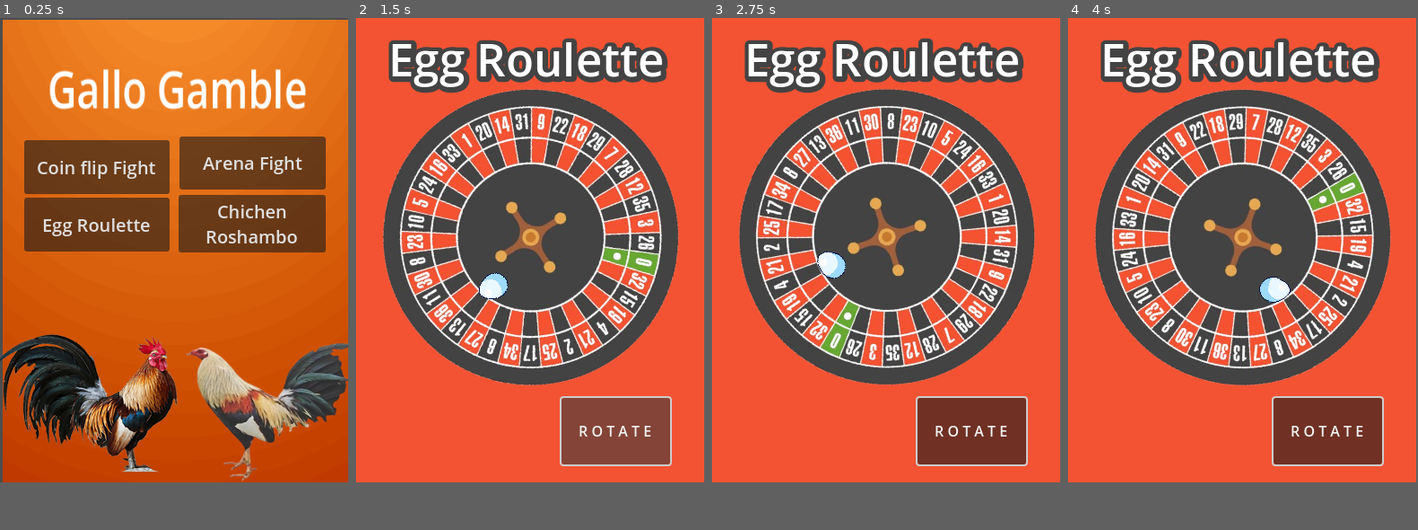
Above: before the commit, frames 1-4 (left to right).
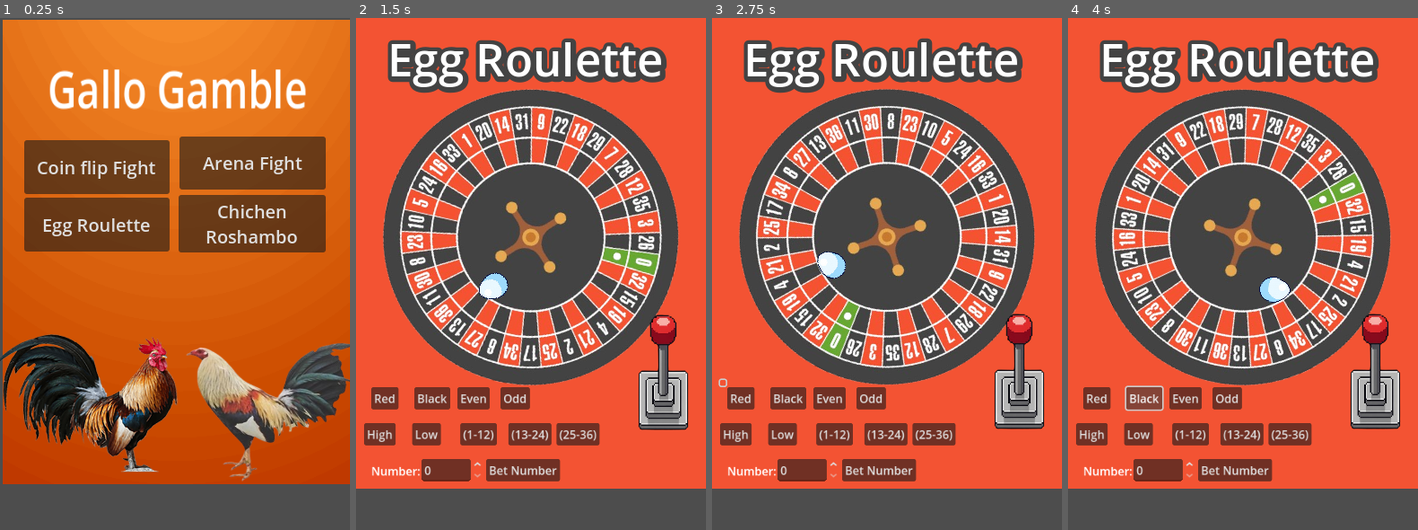
Above: after the commit, the same moments.

Repository: jose-valentin/GalloGamble
Game: Godot game, scene res://scene/MainScene.tscn
The game is run twice, just before and just after one commit, with the same random seed, the same clock (stepped at 60 frames per second) and the same inputs.
Inputs (mouse positions are in pixels of both pictures, inside the frame that each line leads up to; where the layout moved, square brackets give the same spot in the first picture):
- Up to frame 1 (0.25 s): no input
- Up to frame 2 (1.5 s): click "Egg Roulette" at 0.5 s; click (660, 340) [615, 432] at 1.25 s
- Up to frame 3 (2.75 s): click (722, 350) at 2.02 s
- Up to frame 4 (4 s): click (1096, 361) at 2.75 s, where only the run after the commit has a clickable "Red"; click (1145, 361) at 3.5 s, where only the run after the commit has a clickable "Black"
In our replay, the window is 388x517 before the commit and 390x570 after it. These sizes can differ from the game's own. Grey fills any space a smaller window leaves; there, only what the larger window draws over its background counts as a difference.

The runs differ from the first frame. In frame 1, 0.8% of the frame differs, in the area x 0-100%, y 0-92%; in frame 2, 14%; in frame 3, 14%; in frame 4, 14%.

Commit message:
Roulette Interface
Still needs some work

Diff:
--- a/project.godot
+++ b/project.godot
@@ -21,8 +21,8 @@
 
 [display]
 
-window/size/viewport_width=388
-window/size/viewport_height=517
+window/size/viewport_width=390
+window/size/viewport_height=570
 window/stretch/mode="canvas_items"
 window/handheld/orientation=6
 
--- a/scene/chickenroshambo.gd
+++ b/scene/chickenroshambo.gd
@@ -53,10 +53,10 @@
 func check_score():
 
 	if (score_player == 2):
-		print("You WIN!")
+		print("You WIN! 😎")
 		game_over()
 	elif (score_enemy == 2):
-		print('You Lost :(')
+		print('You Lost 😢')
 		$Enemy/AnimatedSprite2D.animation = "enemy_win"
 		$HUD/PlayAgain.position = Vector2(34,416)
 		$HUD/Menu.position = Vector2(212,415)
--- a/scene/eggRoulette.tscn
+++ b/scene/eggRoulette.tscn
@@ -9,6 +9,7 @@
 [ext_resource type="Script" uid="uid://b63sx54k3o6oj" path="res://scripts/cirlceWallCreator.gd" id="4_ixt7x"]
 [ext_resource type="PackedScene" uid="uid://c00eryvr86o5b" path="res://scene/egg.tscn" id="4_lxc7o"]
 [ext_resource type="Script" uid="uid://b1jg7ecdo7p8r" path="res://scripts/Egg.gd" id="5_lxc7o"]
+[ext_resource type="Texture2D" uid="uid://cn2kkyo0oe5dg" path="res://artwork/unnamedDELETETHS-removebg-preview.png" id="10_or3aq"]
 
 [sub_resource type="ShaderMaterial" id="ShaderMaterial_uk48a"]
 shader = ExtResource("2_rs83y")
@@ -23,6 +24,66 @@
 font_size = 51
 shadow_size = 21
 shadow_color = Color(0.262745, 0.262745, 0.262745, 1)
+
+[sub_resource type="Animation" id="Animation_or3aq"]
+resource_name = "FlipSwitch"
+tracks/0/type = "value"
+tracks/0/imported = false
+tracks/0/enabled = true
+tracks/0/path = NodePath(".:rotation")
+tracks/0/interp = 1
+tracks/0/loop_wrap = true
+tracks/0/keys = {
+"times": PackedFloat32Array(0, 0.43678, 0.89727),
+"transitions": PackedFloat32Array(1, 1, 1),
+"update": 1,
+"values": [0.0, 3.14159, 0.0]
+}
+tracks/1/type = "value"
+tracks/1/imported = false
+tracks/1/enabled = true
+tracks/1/path = NodePath(".:position")
+tracks/1/interp = 1
+tracks/1/loop_wrap = true
+tracks/1/keys = {
+"times": PackedFloat32Array(0, 0.436747, 0.895232),
+"transitions": PackedFloat32Array(1, 1, 1),
+"update": 1,
+"values": [Vector2(296, 309.7), Vector2(387.71, 543.485), Vector2(296, 309)]
+}
+
+[sub_resource type="Animation" id="Animation_rs83y"]
+length = 0.001
+tracks/0/type = "value"
+tracks/0/imported = false
+tracks/0/enabled = true
+tracks/0/path = NodePath(".:rotation")
+tracks/0/interp = 1
+tracks/0/loop_wrap = true
+tracks/0/keys = {
+"times": PackedFloat32Array(0),
+"transitions": PackedFloat32Array(1),
+"update": 0,
+"values": [0.0]
+}
+tracks/1/type = "value"
+tracks/1/imported = false
+tracks/1/enabled = true
+tracks/1/path = NodePath(".:position")
+tracks/1/interp = 1
+tracks/1/loop_wrap = true
+tracks/1/keys = {
+"times": PackedFloat32Array(0),
+"transitions": PackedFloat32Array(1),
+"update": 0,
+"values": [Vector2(296, 351)]
+}
+
+[sub_resource type="AnimationLibrary" id="AnimationLibrary_5t2a3"]
+_data = {
+&"FlipSwitch": SubResource("Animation_or3aq"),
+&"RESET": SubResource("Animation_rs83y")
+}
 
 [node name="Node2D" type="Sprite2D"]
 
@@ -55,13 +116,13 @@
 script = ExtResource("2_oo5n5")
 
 [node name="numbdetector0" type="Area2D" parent="RouletteWheel"]
-position = Vector2(1.24223, -104.348)
+position = Vector2(-5.96046e-06, -103.106)
 
 [node name="CollisionShape2D" type="CollisionShape2D" parent="RouletteWheel/numbdetector0"]
 shape = SubResource("RectangleShape2D_oo5n5")
 
 [node name="numbdetector1" type="Area2D" parent="RouletteWheel"]
-position = Vector2(-72.0497, 73.2919)
+position = Vector2(-70.8075, 72.0497)
 rotation = 0.781543
 
 [node name="CollisionShape2D" type="CollisionShape2D" parent="RouletteWheel/numbdetector1"]
@@ -228,9 +289,9 @@
 shape = SubResource("RectangleShape2D_oo5n5")
 
 [node name="numbdetector24" type="Area2D" parent="RouletteWheel"]
-position = Vector2(-26.087, 98.1364)
+position = Vector2(-26.087, 99.3789)
 rotation = 0.290359
-scale = Vector2(0.621131, 0.771262)
+scale = Vector2(0.877495, 0.956993)
 
 [node name="CollisionShape2D" type="CollisionShape2D" parent="RouletteWheel/numbdetector24"]
 shape = SubResource("RectangleShape2D_oo5n5")
@@ -285,7 +346,7 @@
 shape = SubResource("RectangleShape2D_oo5n5")
 
 [node name="numbdetector32" type="Area2D" parent="RouletteWheel"]
-position = Vector2(19.8758, -103.106)
+position = Vector2(18.6335, -100.621)
 rotation = 0.150039
 
 [node name="CollisionShape2D" type="CollisionShape2D" parent="RouletteWheel/numbdetector32"]
@@ -334,11 +395,12 @@
 scale = Vector2(1.24224, 1.24224)
 script = ExtResource("4_ixt7x")
 
-[node name="spinButton" type="Button" parent="."]
-offset_left = 229.0
-offset_top = 423.0
-offset_right = 350.0
-offset_bottom = 497.0
+[node name="spinButtonOld" type="Button" parent="."]
+visible = false
+offset_left = 242.0
+offset_top = 8.0
+offset_right = 362.935
+offset_bottom = 39.0
 text = "R O T A T E"
 
 [node name="resultLabel" type="Label" parent="."]
@@ -354,12 +416,34 @@
 script = ExtResource("5_lxc7o")
 
 [node name="Label" type="Label" parent="."]
-offset_left = 36.0
+offset_left = 35.0
 offset_top = 10.0
-offset_right = 374.0
+offset_right = 373.0
 offset_bottom = 87.0
 text = "Egg Roulette"
 label_settings = SubResource("LabelSettings_nldu6")
+
+[node name="betPanel" type="Button" parent="."]
+offset_left = 9.0
+offset_top = 403.0
+offset_right = 17.0
+offset_bottom = 411.0
+scale = Vector2(0.8, 0.8)
+flat = true
+
+[node name="spinButton" type="TextureButton" parent="."]
+offset_left = 296.0
+offset_top = 351.0
+offset_right = 575.0
+offset_bottom = 863.0
+scale = Vector2(0.33, 0.33)
+texture_normal = ExtResource("10_or3aq")
+metadata/_edit_use_anchors_ = true
+
+[node name="spinButtonAnimator" type="AnimationPlayer" parent="spinButton"]
+libraries = {
+&"": SubResource("AnimationLibrary_5t2a3")
+}
 
 [connection signal="body_entered" from="RouletteWheel/numbdetector0" to="RouletteWheel" method="_on_NumberDetector_X_body_entered"]
 [connection signal="body_entered" from="RouletteWheel/numbdetector1" to="RouletteWheel" method="_on_body_entered"]
@@ -390,5 +474,6 @@
 [connection signal="body_entered" from="RouletteWheel/numbdetector35" to="RouletteWheel" method="_on_NumberDetector_X_body_entered"]
 [connection signal="body_entered" from="RouletteWheel/numbdetector36" to="RouletteWheel" method="_on_NumberDetector_X_body_entered"]
 [connection signal="body_entered" from="RouletteWheel/numbdetector37" to="RouletteWheel" method="_on_NumberDetector_X_body_entered"]
-[connection signal="pressed" from="spinButton" to="." method="start_spin"]
+[connection signal="pressed" from="spinButtonOld" to="." method="start_spin"]
+[connection signal="pressed" from="spinButtonOld" to="RouletteWheel" method="_on_SpinButton_pressed"]
 [connection signal="pressed" from="spinButton" to="RouletteWheel" method="_on_SpinButton_pressed"]
--- a/scripts/roulette.gd
+++ b/scripts/roulette.gd
@@ -1,8 +1,35 @@
 extends Sprite2D
 var overlapping_sensors := []
+#var bets = { "red": false, "black": false, "even": false, "number": null }
+var bets = {
+	"red": false,
+	"black": false,
+	"even": false,
+	"odd": false,
+	"high": false,
+	"low": false,
+	"dozen1": false,
+	"dozen2": false,
+	"dozen3": false,
+	"number": null
+}
+
+func _on_bet_button_pressed(bet_type):
+	bets[bet_type] = !bets[bet_type]  # Toggle the bet
+	print(bet_type.capitalize(), "bet is now", bets[bet_type])
+
+func _on_place_number_bet_pressed():
+	var num_selector = get_node("BettingPanel/NumberSelector")
+	bets["number"] = int(num_selector.value)
+	print("Betting on number:", bets["number"])
+
+
+
+
+
 
 @onready var egg = get_node("../Egg")
-@onready var wall = get_node("Wall")  # Change this to the actual path to the wall node
+@onready var wall = get_node("Wall")
 
 var spinning := false
 var angular_velocity := 0.0
@@ -22,6 +49,8 @@
 	spinning = true
 	angular_velocity = randf_range(8.0, 15.0)  # These values feel better with decay
 
+@onready var spin_button_animator = get_node("../spinButton/spinButtonAnimator")
+
 func _on_SpinButton_pressed():
 	if spinning:
 		return
@@ -37,6 +66,7 @@
 
 	# Start spinning
 	start_spin()
+	spin_button_animator.play("FlipSwitch")
 
 	# Make wall disappear after a delay
 	await get_tree().create_timer(1).timeout
@@ -50,12 +80,69 @@
 	#if wall:  start diggin in yo butt twin
 
 func _ready():
+	get_node("/root/Node2D/spinButton").position = Vector2(296, 309)
 	for i in range(37):
 		var detector_name = "numbdetector" + str(i)
 		if has_node(detector_name):
 			var detector = get_node(detector_name)
 			detector.body_entered.connect(_on_detector_body_entered.bind(i))
 			detector.body_exited.connect(_on_detector_body_exited.bind(i))
+	create_betting_interface()
+
+
+func create_betting_interface():
+	var betting_panel = Control.new()
+	betting_panel.name = "BettingPanel"
+	#betting_panel.size = Vector2(3, 1)  # Full width, smaller height
+	betting_panel.position = Vector2(0, 0)
+	get_node("/root/Node2D/betPanel").add_child(betting_panel)
+
+	var y_offset = 10
+	var button_spacing = 60
+
+	# Row 1: Red / Black / Even / Odd
+	var bet_types = ["Red", "Black", "Even", "Odd"]
+	for i in range(bet_types.size()):
+		var btn = Button.new()
+		btn.text = bet_types[i]
+		btn.position = Vector2(10 + i * button_spacing, y_offset)
+		btn.pressed.connect(_on_bet_button_pressed.bind(bet_types[i].to_lower()))
+		betting_panel.add_child(btn)
+
+	# Row 2: High / Low / Dozen1 / Dozen2 / Dozen3
+	y_offset += 50
+	var advanced_bet_types = ["High", "Low", "(1-12)", "(13-24)", "(25-36)"]
+	for i in range(advanced_bet_types.size()):
+		var btn = Button.new()
+		btn.text = advanced_bet_types[i]
+		btn.position = Vector2(i * 67, y_offset)
+		btn.pressed.connect(_on_bet_button_pressed.bind(advanced_bet_types[i].to_lower()))
+		betting_panel.add_child(btn)
+
+	# Row 3: Single Number SpinBox + Place Number Bet Button
+	y_offset += 50
+	var number_label = Label.new()
+	number_label.text = "Number:"
+	number_label.position = Vector2(10, y_offset + 5)
+	betting_panel.add_child(number_label)
+
+	var number_selector = SpinBox.new()
+	number_selector.name = "NumberSelector"
+	number_selector.min_value = 0
+	number_selector.max_value = 36
+	number_selector.step = 1
+	number_selector.position = Vector2(80, y_offset)
+	#number_selector.custom_minimum_size = Vector2(10, 10)  # Make it smaller
+	betting_panel.add_child(number_selector)
+
+	var place_number_bet = Button.new()
+	place_number_bet.text = "Bet Number"
+	place_number_bet.position = Vector2(170, y_offset)
+	place_number_bet.pressed.connect(_on_place_number_bet_pressed)
+	betting_panel.add_child(place_number_bet)
+
+
+	# High/Low Buttons, Dozens, Columns — Add similarly
 func _on_detector_body_entered(body: Node, index: int):
 	if body.name == "Egg":
 		if index not in overlapping_sensors:
@@ -66,9 +153,12 @@
 		if index in overlapping_sensors:
 			overlapping_sensors.erase(index)
 		_check_current_sensor()
+
+
 func _check_current_sensor():
 	if overlapping_sensors.size() == 0:
 		return
+
 
 	var egg_position = egg.global_position
 	var closest_index = -1
@@ -83,3 +173,31 @@
 
 	if closest_index != -1:
 		print("Egg is currently in sensor:", closest_index)
+		_check_bets(closest_index)
+
+func _check_bets(number):
+	var is_red = [1,3,5,7,9,12,14,16,18,19,21,23,25,27,30,32,34,36].has(number)
+	var is_black = [2,4,6,8,10,11,13,15,17,20,22,24,26,28,29,31,33,35].has(number)
+	var is_even = number % 2 == 0 and number != 0
+	var is_odd = number % 2 != 0
+
+	if bets["red"] and is_red:
+		print(" You won on Red!")
+	if bets["black"] and is_black:
+		print(" You won on Black!")
+	if bets["even"] and is_even:
+		print(" You won on Even!")
+	if bets["odd"] and is_odd:
+		print(" You won on Odd!")
+	if bets["high"] and number >= 19 and number <= 36:
+		print(" You won on High!")
+	if bets["low"] and number >= 1 and number <= 18:
+		print(" You won on Low!")
+	if bets["dozen1"] and number >= 1 and number <= 12:
+		print(" You won on Dozen 1!")
+	if bets["dozen2"] and number >= 13 and number <= 24:
+		print(" You won on Dozen 2!")
+	if bets["dozen3"] and number >= 25 and number <= 36:
+		print(" You won on Dozen 3!")
+	if bets["number"] != null and bets["number"] == number:
+		print(" You hit the exact number!")
Binary file added: artwork/unnamedDELETETHS-removebg-preview.png
Not shown, added: artwork/unnamedDELETETHS-removebg-preview.png.import
Not shown: 1 places in scene/MainScene.tscn that only renumber resources
Not shown: 1 places in scene/eggRoulette.tscn that only renumber resources
